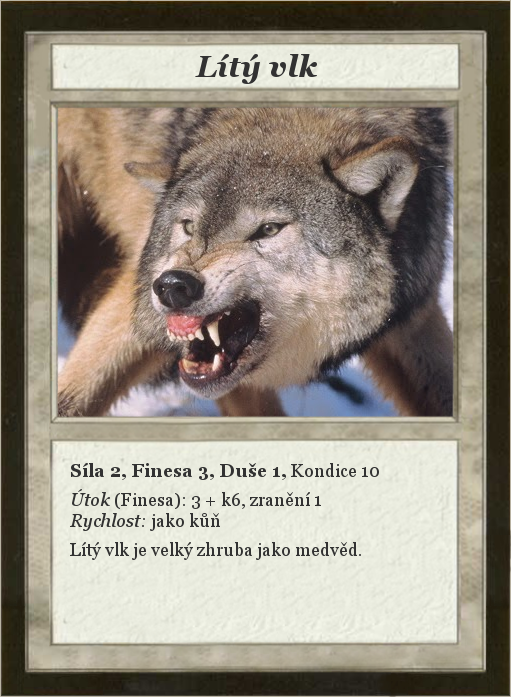
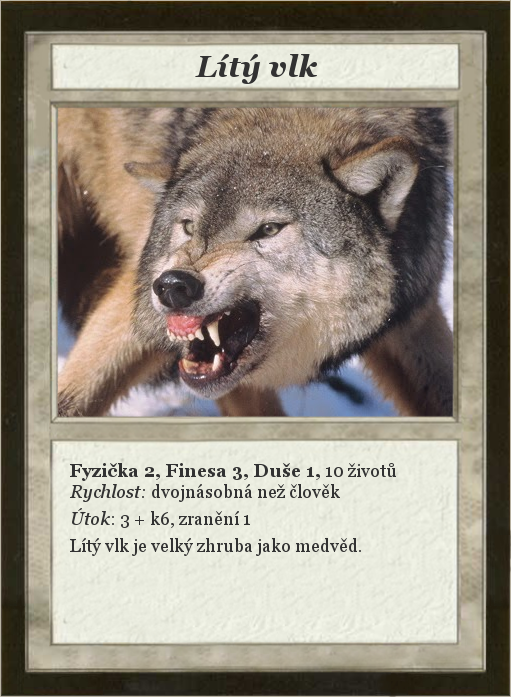
Before/after of a 511 x 697 layered artwork. What changed in the layer stack:
renamed "Síla 2, Finesa 3, Duše 1, Kond..." to "Fyzička 2, Finesa 3, Duše 1, 1...", painted on it over [70, 463, 396, 560]
